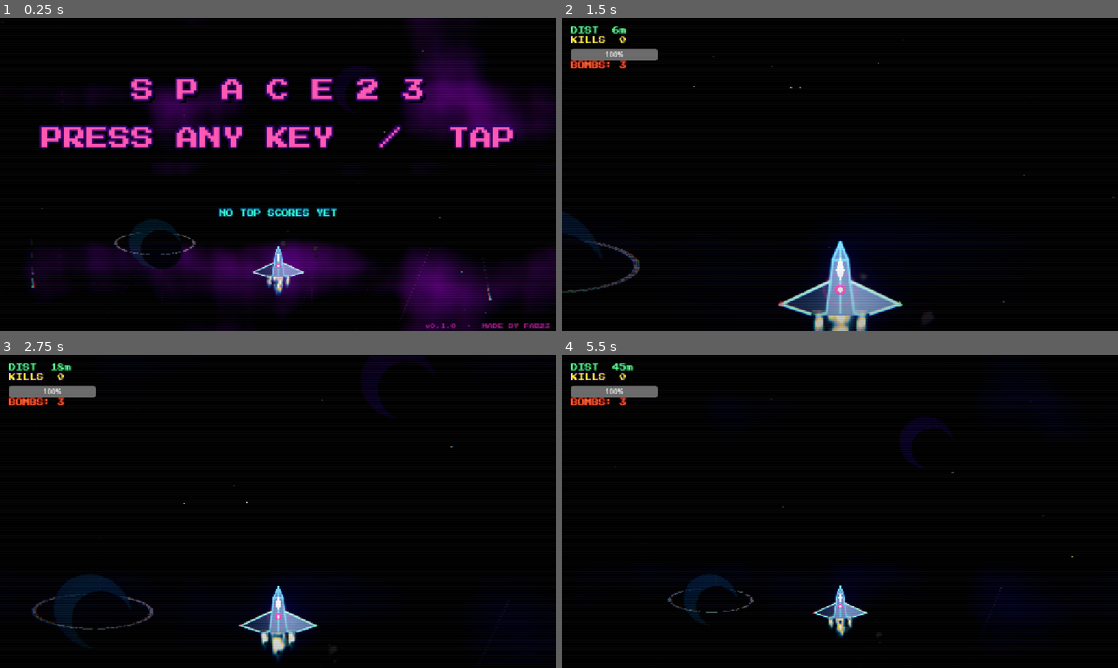
Above: before the commit, frames 1-4 (two rows, left to right).
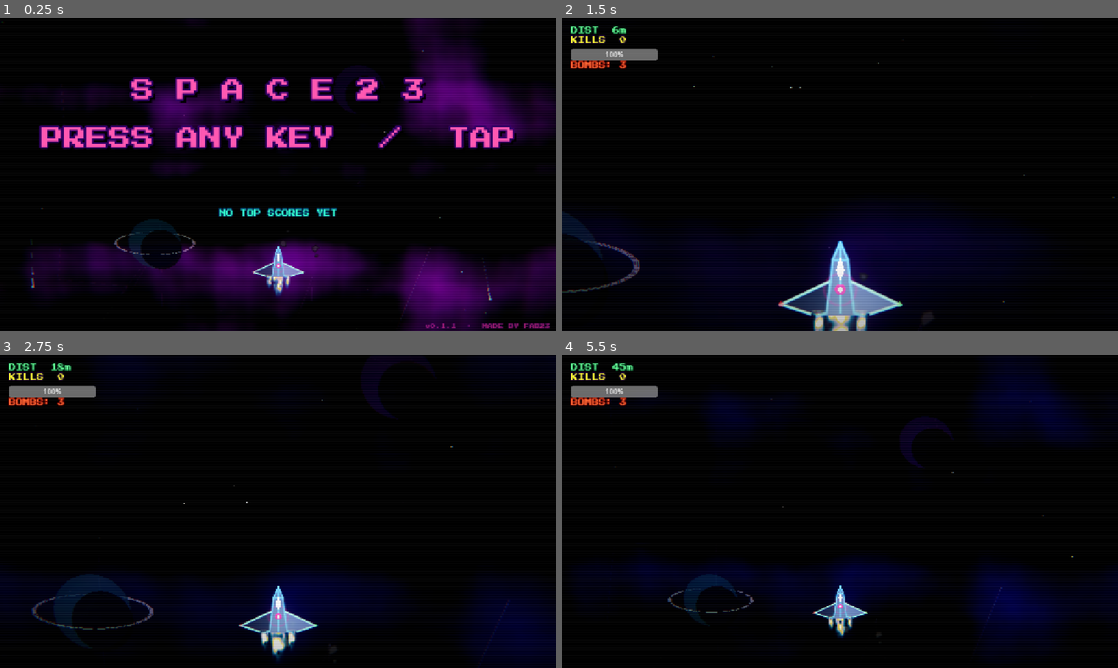
Above: after the commit, the same moments.

Repository: fabriziosalmi/space23
Game: Godot game, scene res://Main.tscn
Two runs of this game, one before a commit and one after it. Both use one fixed random seed, a clock stepped at 60 frames per second and the inputs below. Sound files missing from this copy of the repository are replaced by a short silence.
Inputs (mouse positions are in pixels of both pictures, inside the frame that each line leads up to):
- Up to frame 1 (0.25 s): no input
- Up to frame 2 (1.5 s): tap Enter (ui_accept) at 0.5, 0.77 s; move the mouse to (962, 158) at 0.52 s; hold D (move_right) 0.53-1.28 s; tap X (bomb) at 0.6 s; click (962, 158) at 0.67 s; move the mouse to (728, 190) at 1.27 s; hold S (move_down) from 1.28 s (still down); tap Shift (dash) at 1.35 s
- Up to frame 3 (2.75 s): tap Enter (ui_accept) at 1.52 s; move the mouse to (333, 442) at 2.02 s; release S (move_down) at 2.03 s; hold D (move_right) from 2.03 s (still down); hold Space (fire) from 2.03 s (still down)
- Up to frame 4 (5.5 s): move the mouse to (812, 574) at 2.77 s; release D (move_right) at 2.78 s; release Space (fire) at 2.78 s; hold W (move_up) 2.78-3.53 s; tap P at 2.85 s; click (812, 574) at 2.92 s; tap Enter (ui_accept) at 3.02, 3.77, 4.52 s; move the mouse to (1006, 558) at 3.52 s; hold A (move_left) 3.53-5.03 s; tap X (bomb) at 3.6 s; tap Escape (pause) at 4.15 s; move the mouse to (673, 464) at 4.27 s; tap Shift (dash) at 4.35 s; move the mouse to (867, 511) at 5.02 s; hold S (move_down) from 5.03 s (still down); hold Space (fire) from 5.03 s (still down); click (867, 511) at 5.17 s

The runs differ from the first frame. In frame 1, less than 0.1% of the frame differs, in the area x 81-82%, y 97-100%; in frame 2, 2.6%; in frame 3, 1.5%; in frame 4, 3.6%, in the area x 13-91%, y 8-89%.

Commit message:
fix(bg): planets visible (z-index) + nebula brightness consistency
## Planets and deep landmarks were drawing UNDER the nebula

The nebula ColorRect emits an opaque shader output (alpha=1.0). With
Godot's default z_as_relative=true, planet sprites inherited z from
their layer chain and ended up at effective z=-26 — well below the
nebula at z=-10. They spawned correctly and scrolled correctly, but
the nebula full-screen rect drew on top of them: invisible.

Fix: explicit absolute z everywhere along the bg renderer chain.
  nebula_bg            z=-12  (true sky, behind everything)
  bg_renderer._draw    z=-10  (procedural stars, drawn next)
  deep landmarks       z=-9 to -7  (galaxies/clusters/blackholes)
  planet sprites       z=-6   (above stars and landmarks, below world)

Each container and sprite now sets z_as_relative=false so the absolute
z is honored regardless of parent inheritance.

## Nebula intensity TITLE vs PLAYING

User reported the clouds looked rich at the TITLE screen but dim during
gameplay. Root cause was the math: in TITLE the fake_pulse drives
audio_low at 0.20–0.70, giving bass_glow ≈ 5–7 with the previous
baseline; in PLAYING typical audio_low sits at 0.0–0.3, giving
bass_glow ≈ 1.5–3 → visibly duller against the same dark palette.

Two changes:
- Shader bass_baseline 1.5 → 2.5 (always-on lighting bumped so the dark
  palettes still produce visible color even at audio_low=0).
- Renderer ambient_pulse 0.10+0.05sin → 0.20+0.08sin so quiet sections
  get a soft heartbeat that approximates fake_pulse, but stays below
  realistic peak audio_low values (>0.4 with the ×4 gain) so the kick
  still dominates.

## Other

- State machine: game_state stays at "INTRO" forever after the 5s intro.
  toggle_pause() gates on game_state=="PLAYING", so ESC/P was a no-op
  for the entire first run. _tick_intro now sets game_state="PLAYING"
  on intro_timer expiry.
- README: clickable banner.svg in the header linking to the Pages URL.
- CHANGELOG.md fully rewritten for v0.1.1 (was carrying stale 0.2.0
  entries from the pre-reset state).
- version.txt 0.1.0 → 0.1.1.

Co-Authored-By: Claude Opus 4.7 (1M context) <noreply@anthropic.com>

Diff:
--- a/BackgroundRenderer.gd
+++ b/BackgroundRenderer.gd
@@ -106,19 +106,28 @@
 	screen_size = get_viewport_rect().size
 
 	# --- LAYER 0: NEBULA SHADER (Colored Universe Background) ---
+	# Z absoluto: il shader output è OPAQUE (alpha=1.0). Senza z_as_relative=false
+	# eredita parent z=-10 e copriva i pianeti (che con relative=true finivano a
+	# effective z=-26 → sotto al nebula → invisibili). Forziamo z assoluto -12
+	# così la nebula è davvero il fondale.
 	nebula_bg = ColorRect.new()
 	nebula_bg.size = screen_size + Vector2(400, 400) # Overscan per evitare bordi neri
 	nebula_bg.position = Vector2(-200, -200)
 	nebula_bg.show_behind_parent = true
+	nebula_bg.z_as_relative = false
+	nebula_bg.z_index = -12
 	var mat = ShaderMaterial.new()
 	mat.shader = preload("res://shaders/nebula.gdshader")
 	nebula_bg.material = mat
 	add_child(nebula_bg)
 
 	# --- LAYER 1.5: PLANET LANDMARKS (real photos, scrolling slow, far) ---
-	# Sits between the nebula and the procedural mid stars.
+	# Z absoluto -6 (sopra nebula -12, sopra le stelle procedurali a z=-10 del
+	# parent _draw, sotto al gameplay -3 e sopra). Senza z_as_relative=false i
+	# sprites finivano a z=-26 e venivano coperti dalla nebula opaca.
 	planet_layer = Node2D.new()
-	planet_layer.z_index = -8
+	planet_layer.z_as_relative = false
+	planet_layer.z_index = -6
 	add_child(planet_layer)
 	for path in PLANET_PATHS:
 		if ResourceLoader.exists(path):
@@ -129,8 +138,12 @@
 
 	# --- LAYER 1.4: DEEP-SPACE LANDMARKS (galaxies, nebulae, blackholes, clusters) ---
 	# Each kind has its own pacing and z-index so they don't collide with planets.
-	# We let each Sprite carry its own z_index from the config, so they parent here.
+	# We let each Sprite carry its own z_index from the config (made absolute in
+	# _spawn_deep_landmark via z_as_relative=false). Container itself is absolute
+	# at z=-9 just to insulate from inheritance accidents.
 	deep_layer = Node2D.new()
+	deep_layer.z_as_relative = false
+	deep_layer.z_index = -9
 	add_child(deep_layer)
 	for kind in DEEP_CONFIGS:
 		var cfg: Dictionary = DEEP_CONFIGS[kind]
@@ -256,13 +269,11 @@
 	# Cassa = boost momentaneo dello scroll. Pulsa con la traccia.
 	var effective_speed: float = global_speed_multiplier + audio_low * KICK_PARALLAX_BOOST
 
-	# Floor MINIMO per la nebula: il shader ha già il suo bass_baseline=0.6
-	# interno, quindi anche con audio_low=0 le nuvole sono comunque visibili.
-	# Qui aggiungiamo solo un respiro ambient leggero (0.05–0.15) per evitare
-	# che le sezioni silenti sentano "morte". Era 0.20–0.40 e schiacciava
-	# completamente la dinamica reale dell'audio (max(real, floor) → quasi
-	# sempre floor). Adesso l'audio reale domina su ogni beat.
-	var ambient_pulse: float = 0.10 + 0.05 * sin(Time.get_ticks_msec() / 1000.0 * 0.7)
+	# Floor "respiro" sul bass: raise minimo a ~0.15–0.25 per dare un kick
+	# baseline anche nei silenzi assoluti, ma SOTTO i picchi reali dell'audio
+	# (che spesso > 0.4 con il gain × 4 corrente). Il shader ha bass_baseline=2.5
+	# che è la luce sempre-on; il floor qui aggiunge solo una pulsazione lenta.
+	var ambient_pulse: float = 0.20 + 0.08 * sin(Time.get_ticks_msec() / 1000.0 * 0.7)
 	var shader_audio_low: float = max(audio_low, ambient_pulse)
 
 	nebula_time += delta * effective_speed
@@ -394,6 +405,9 @@
 
 	var sp := Sprite2D.new()
 	sp.texture = tex
+	# Z absoluto dal config (galaxy/nebula -9, cluster -8, blackhole -7). Sopra
+	# la nebula (-12), sotto i pianeti (-6).
+	sp.z_as_relative = false
 	sp.z_index = int(cfg["z"])
 
 	var body_target: float = float(cfg["body_target"])
@@ -436,7 +450,12 @@
 
 	var sp := Sprite2D.new()
 	sp.texture = tex
-	sp.z_index = -8
+	# Z absoluto: senza relative=false ereditava da planet_layer e finiva a -26,
+	# COPERTO dalla nebula opaca → pianeti invisibili nonostante spawnassero
+	# correttamente. Adesso z=-6 li mette sopra la nebula (-12) e sopra le
+	# stelle procedurali (-10).
+	sp.z_as_relative = false
+	sp.z_index = -6
 
 	# Body-relative scaling so all planets occupy the same visual diameter
 	# regardless of bbox (Saturn's rings make its bbox far wider than its body).
--- a/Main.gd
+++ b/Main.gd
@@ -657,6 +657,10 @@
 	target_speed_multiplier = INTRO_SPEED_MULT
 	if intro_timer <= 0:
 		is_intro = false
+		# La state machine deve riflettere PLAYING qui o toggle_pause() resta
+		# bloccato al primo playthrough (gate `game_state != "PLAYING"` → ESC
+		# non pausa finché non muori e fai retry).
+		game_state = "PLAYING"
 		player.can_move = true
 		main_camera.zoom = Vector2(1.0, 1.0)
 		main_camera.position = screen_size / 2.0
--- a/shaders/nebula.gdshader
+++ b/shaders/nebula.gdshader
@@ -71,14 +71,15 @@
 	// while a synth/pad section reads as "blue surge" — each band has its own
 	// visible signature instead of all of them just brightening everything.
 	//
-	// bass_baseline alto (1.5) = nebula sempre visibile anche con audio_low=0,
-	// così le sezioni quiete tra una cassa e l'altra non spegnono il cielo.
-	// Era 0.6: troppo basso con la palette scura (c_neb1 ≈ 0.15-0.3 max channel),
-	// risultato visivo "nebula scompare quando il bass cala".
-	float bass_baseline = 1.5;
+	// bass_baseline 2.5 = nebula sempre VIVIDA anche con audio_low=0. Le palette
+	// del gioco hanno c_neb1/c_neb2 max channel ≈ 0.15–0.45 (dark on purpose),
+	// quindi serve un baseline alto perché la moltiplicazione produca colori
+	// percettibili. A 1.5 sezioni quiete erano ancora troppo dim rispetto al
+	// TITLE (dove fake_pulse cycle a 0.20–0.70 dava bass_glow ≈ 5–7).
+	float bass_baseline = 2.5;
 	float bass_kick = audio_low * audio_low * 16.0;
 	color += c_neb1 * n1 * (bass_baseline + bass_kick);
-	color += c_neb2 * n2 * (bass_baseline * 0.4 + bass_kick * 0.15);
+	color += c_neb2 * n2 * (bass_baseline * 0.5 + bass_kick * 0.15);
 
 	// --- MID — pump c_neb2 + the fine n3 sub-cloud ---
 	// Linear gain on the main n2 cloud (more reactive than just the n3 micro-
Not shown, changed: version.txt
Not shown, changed: CHANGELOG.md
Not shown, changed: README.md
